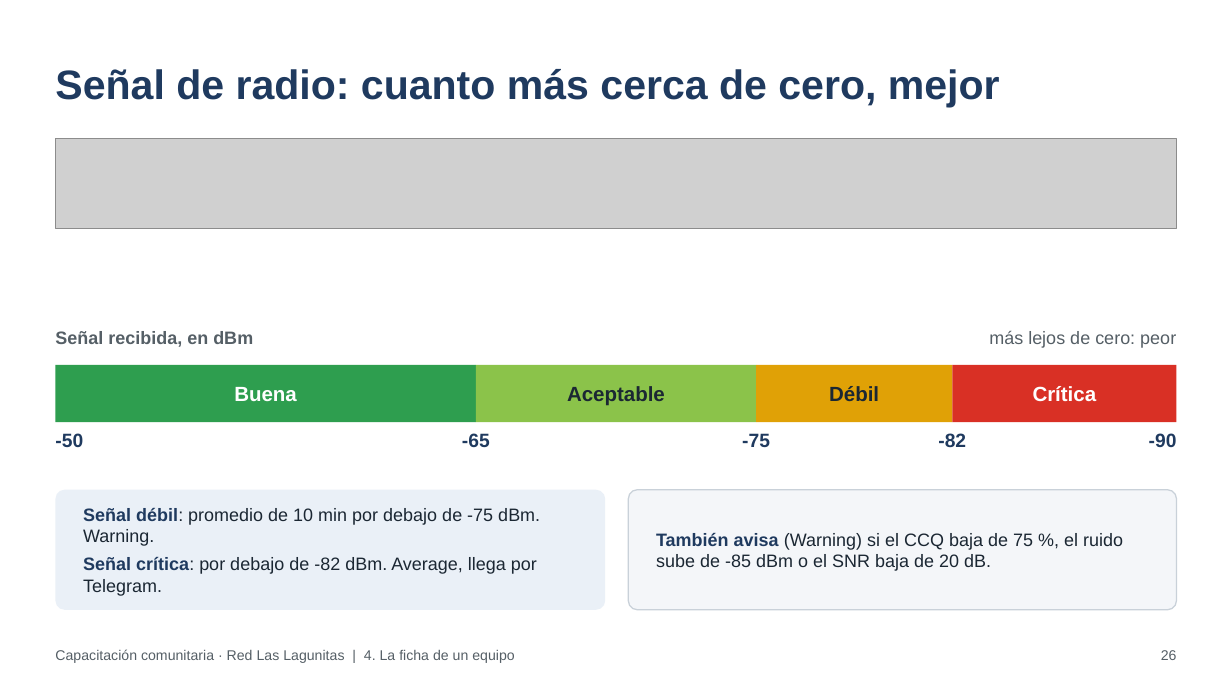
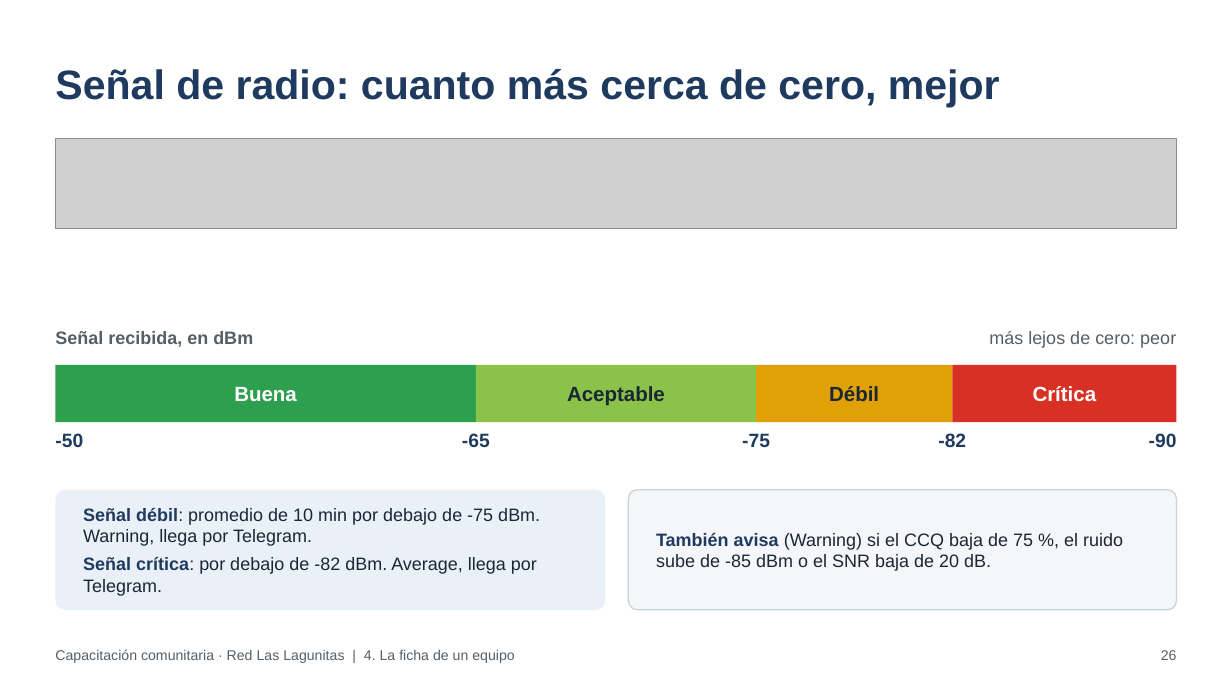
Before and after one commit to ecoranti/zabbix-lagunitas, a slide deck: slide 26 of docs/Capacitacion comunitaria - Red Las Lagunitas.pptx. Drawn at 1232x693 pixels with LibreOffice and Linux fonts; fonts in the diff are those of the drawing; grey boxes stand for pictures. Boxes give left, top, right and bottom in pixels: in the first picture for what was removed or moved away, otherwise in the second. Text is boxed around its words. In the diff, an @@ line names an element or a change of style, - is before the commit and + after.

```diff
--- a/docs/Capacitacion comunitaria - Red Las Lagunitas.pptx
+++ b/docs/Capacitacion comunitaria - Red Las Lagunitas.pptx
@@ text at (83,508,540,546): text changed @@
-Señal débil: promedio de 10 min por debajo de -75 dBm. Warning.
+Señal débil: promedio de 10 min por debajo de -75 dBm. Warning, llega por Telegram.
```
Also in this commit, not shown: 4 other slides changed, 16 other files.
